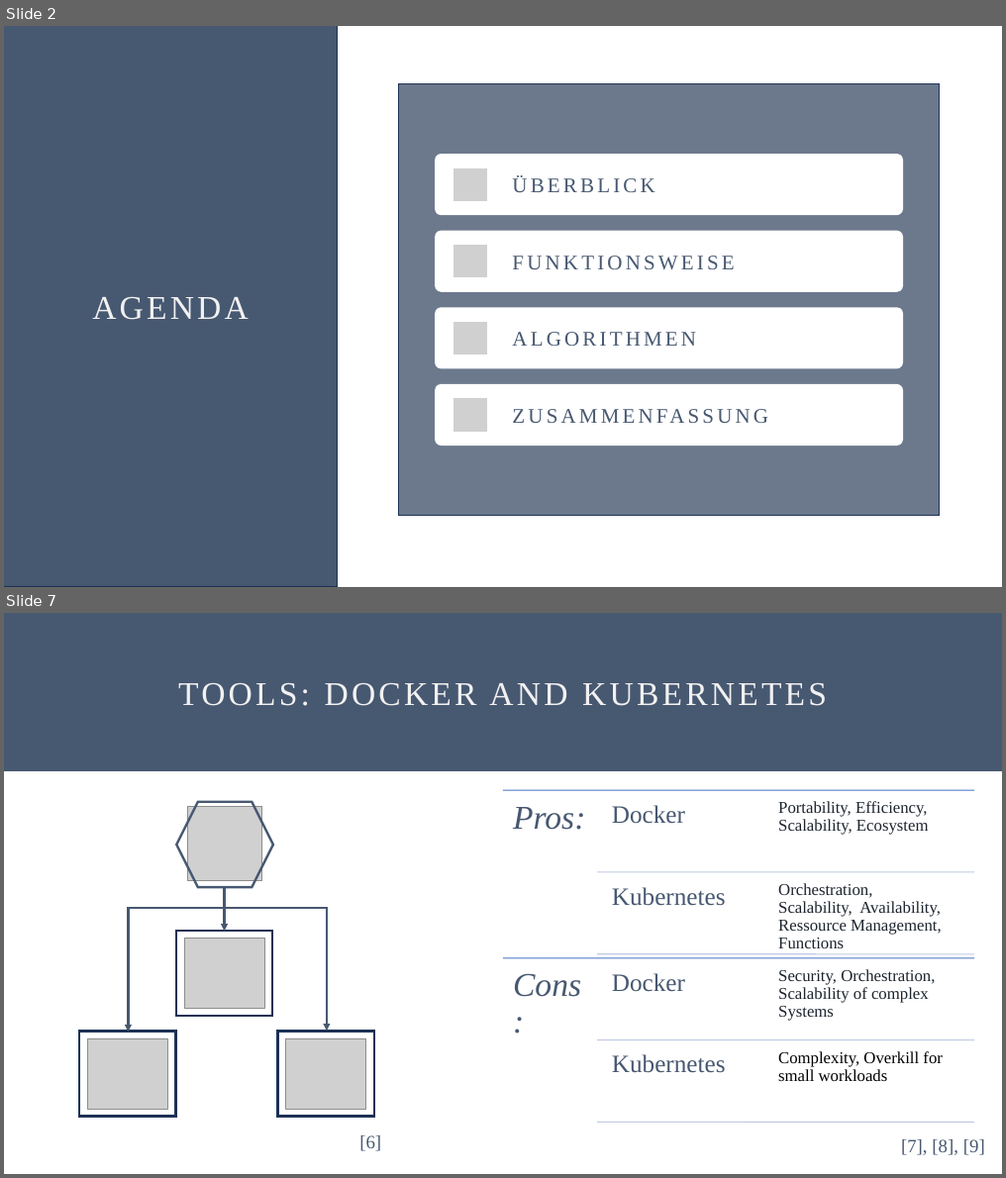
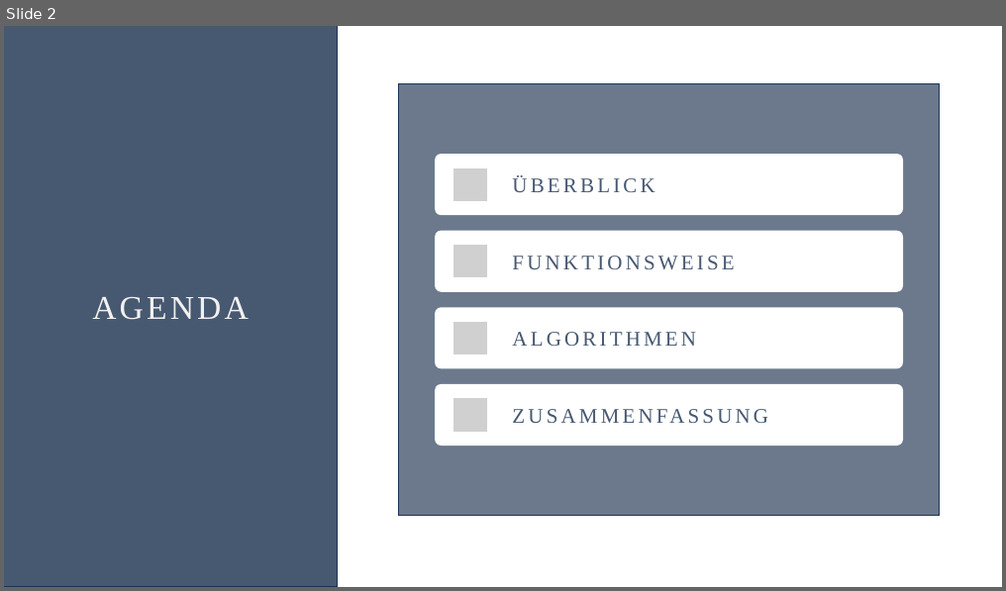
Before and after one commit to Oddl42/DLMCSITSDS01_IT_Sicherheit, a slide deck: Aufgabe/DLMCSITSDS01_Willkens_IU14073577_TLS_20240530.pptx. Shown one above the other, each under a label of ours: slides 2 and 7 before the commit, slide 2 after it; the slides between them are not shown. The pictures are 1006x1178 and 1006x591 pixels, drawn with LibreOffice and Linux fonts; fonts in the diff are those of the drawing; grey boxes stand for pictures. Boxes give left, top, right and bottom in pixels: in the first picture for what was removed or moved away, otherwise in the second. Text is boxed around its words. In the diff, an @@ line names an element or a change of style, - is before the commit and + after.

```diff
--- a/Aufgabe/DLMCSITSDS01_Willkens_IU14073577_TLS_20240530.pptx
+++ b/Aufgabe/DLMCSITSDS01_Willkens_IU14073577_TLS_20240530.pptx
@@ slide 7 removed at box(4, 613, 1002, 1174), background #FFFFFF @@
@@ rectangle removed at box(4, 613, 1002, 771) @@
-TOOLS: DOCKER AND KUBERNETES
@@ hexagon removed at box(177, 802, 273, 887) @@
@@ picture removed at box(187, 806, 262, 881) @@
@@ elbow double arrow removed from (129, 1032) to (327, 1031) @@
@@ arrow removed from (224, 888) to (224, 931) @@
@@ rectangle removed at box(176, 931, 272, 1017) @@
@@ picture removed at box(184, 939, 264, 1009) @@
@@ rectangle removed at box(79, 1032, 176, 1117) @@
@@ picture removed at box(88, 1039, 168, 1109) @@
@@ rectangle removed at box(278, 1032, 374, 1117) @@
@@ picture removed at box(286, 1039, 366, 1109) @@
@@ text removed at box(359, 1136, 381, 1152) @@
-[6]
@@ group removed at box(503, 790, 974, 1123): 10 texts, 6 lines @@
-Pros:
-Docker
-Portability, Efficiency, Scalability, Ecosystem
-Kubernetes
-Orchestration, Scalability, Availability, Ressource Management, Functions
-Cons:
-Docker
-Security, Orchestration, Scalability of complex Systems
-Kubernetes
-Complexity, Overkill for small workloads
@@ text removed at box(901, 1140, 985, 1156) @@
-[7], [8], [9]
```
Also in this commit, not shown: 4 slides changed, 6 slides added, 4 other slides removed.
